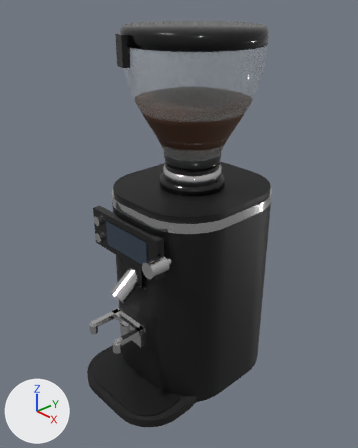
The Blender file blender/grinder.blend as it was, and as the next commit left it.
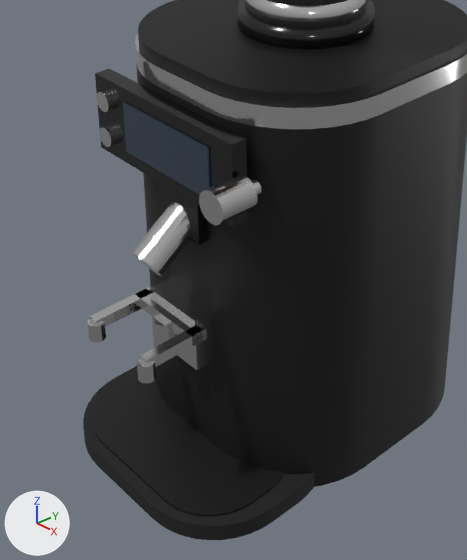
The first picture shows the older version from a 50 mm lens placed at (0.579, -0.53, 0.688), pointed at (0.006, 0.003, 0.309). The close-ups show the older and then the newer version on the part from 13% to 75% of the width and 39% to 98% of the height of that picture. Only the edits that show in the close-ups are written down. The lights are fixed; the arrows at lower left show +X, +Y and +Z.

The first close-up shows 'Body', 'DialKnob', 'DripTray', 'DripTrayInset', 'ForkBridge', 'ForkMount', 'ForkProngL', 'ForkProngR', 'ForkStop', 'ForkTipL', 'ForkTipR', 'HopperCollar', 'HopperGate', 'Panel', 'Screen', 'Spout', 'TopCap', 'TopRing' and 5 more.
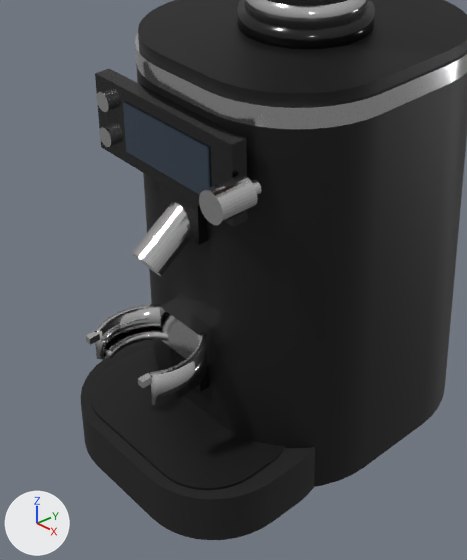
Where the change shows, as pixel boxes [x1, y1, x2, y2] in the close-ups (467 x 560 px):
'DripTrayInset', moved
    before: [93, 377, 284, 517]
    after: [90, 346, 284, 490]
'DripTray', rescaled (15% taller)
    before: [83, 366, 315, 540]
    after: [81, 340, 315, 540]
'CradleRing', added
    after: [95, 304, 207, 405]
'ForkMount', deleted
    before: [150, 279, 216, 370]
'CradleArm', added
    after: [160, 300, 213, 365]
'ForkBridge', deleted
    before: [136, 289, 204, 346]
'ForkProngR', deleted
    before: [139, 324, 207, 367]
'ForkProngL', deleted
    before: [89, 287, 150, 327]
'CradleLip', added
    after: [105, 330, 168, 358]
'ForkStop', deleted
    before: [153, 315, 173, 347]
'ForkTipR', deleted
    before: [137, 358, 156, 383]
'ForkTipL', deleted
    before: [87, 319, 106, 343]
'LoadCell', added
    after: [170, 347, 209, 392]
'CradleWingR', added
    after: [138, 373, 152, 388]
'CradleWingL', added
    after: [86, 331, 100, 345]

The change, as a diff of the scene's bpy script:
```diff
--- a/blender/grinder.blend.py
+++ b/blender/grinder.blend.py
@@ me_driptray @@
 # used by ob_driptray; parent = ob_mahlkonige80supreme; location = (0.0, 0.0, 0.0)
-me_driptray.from_pydata(...)  # 176 vertices, 46 faces; spans x -0.11..0.11, y -0.17..0.0, z 0.0..0.016
+me_driptray.from_pydata(...)  # 176 vertices, 46 faces; spans x -0.11..0.11, y -0.17..0.0, z 0.0..0.045
+# me_driptray part 1: the whole mesh is scaled about the mesh origin by (1, 1, 2.81)
 me_driptray.materials.append(mat_grindertrayrubber)
@@ me_driptrayinset @@
 # used by ob_driptrayinset; parent = ob_mahlkonige80supreme; location = (0.0, 0.0, 0.0)
-me_driptrayinset.from_pydata(...)  # 176 vertices, 46 faces; spans x -0.095..0.095, y -0.16..-0.04, z 0.016..0.018
+me_driptrayinset.from_pydata(...)  # 176 vertices, 46 faces; spans x -0.095..0.095, y -0.16..-0.04, z 0.045..0.047
+# me_driptrayinset part 2: the whole mesh is moved by (0.0, 0.0, 0.029)
 me_driptrayinset.materials.append(mat_grinderbodyblack)
@@ ob_forkmount @@
-ob_forkmount = bpy.data.objects.new('ForkMount', me_forkmount)
@@ ob_forkprongl @@
-ob_forkprongl = bpy.data.objects.new('ForkProngL', me_forkprongl)
@@ ob_forktipl @@
-ob_forktipl = bpy.data.objects.new('ForkTipL', me_forktipl)
@@ ob_forkprongr @@
-ob_forkprongr = bpy.data.objects.new('ForkProngR', me_forkprongr)
@@ ob_forktipr @@
-ob_forktipr = bpy.data.objects.new('ForkTipR', me_forktipr)
@@ ob_forkbridge @@
-ob_forkbridge = bpy.data.objects.new('ForkBridge', me_forkbridge)
@@ ob_forkstop @@
-ob_forkstop = bpy.data.objects.new('ForkStop', me_forkstop)
@@ ob_loadcell @@
+ob_loadcell = bpy.data.objects.new('LoadCell', me_loadcell)  # a box spanning x -0.02..0.02, y -0.1..-0.09, z 0.08..0.11; in mat_grinderglossblack (black #0e0e10)
+ob_loadcell.parent = ob_mahlkonige80supreme
+ob_loadcell.location = (0.0, 0.0, 0.0)
@@ ob_cradlearm @@
+ob_cradlearm = bpy.data.objects.new('CradleArm', me_cradlearm)  # a box spanning x -0.026..0.026, y -0.104..-0.09, z 0.11..0.146; in mat_grinderchrome (light grey #dcdcdc)
+ob_cradlearm.parent = ob_mahlkonige80supreme
+ob_cradlearm.location = (0.0, 0.0, 0.0)
@@ ob_cradlewingr @@
+ob_cradlewingr = bpy.data.objects.new('CradleWingR', me_cradlewingr)  # a box spanning x 0.03304..0.03904, y -0.17..-0.16024, z 0.137..0.143; in mat_grinderchrome (light grey #dcdcdc)
+ob_cradlewingr.parent = ob_mahlkonige80supreme
+ob_cradlewingr.location = (0.0, 0.0, 0.0)
@@ ob_cradlewingl @@
+ob_cradlewingl = bpy.data.objects.new('CradleWingL', me_cradlewingl)  # a box spanning x -0.03904..-0.03304, y -0.17..-0.16024, z 0.137..0.143; in mat_grinderchrome (light grey #dcdcdc)
+ob_cradlewingl.parent = ob_mahlkonige80supreme
+ob_cradlewingl.location = (0.0, 0.0, 0.0)
@@ ob_cradlelip @@
+ob_cradlelip = bpy.data.objects.new('CradleLip', me_cradlelip)  # 164 vertices, 162 faces; spans x -0.041..0.041, y -0.1555..-0.094, z 0.115..0.121; in mat_grinderchrome (light grey #dcdcdc)
+ob_cradlelip.parent = ob_mahlkonige80supreme
+ob_cradlelip.location = (0.0, 0.0, 0.0)
@@ ob_cradlering @@
+ob_cradlering = bpy.data.objects.new('CradleRing', me_cradlering)  # 164 vertices, 162 faces; spans x -0.047..0.047, y -0.162..-0.088, z 0.115..0.143; in mat_grinderchrome (light grey #dcdcdc)
+ob_cradlering.parent = ob_mahlkonige80supreme
+ob_cradlering.location = (0.0, 0.0, 0.0)
```
